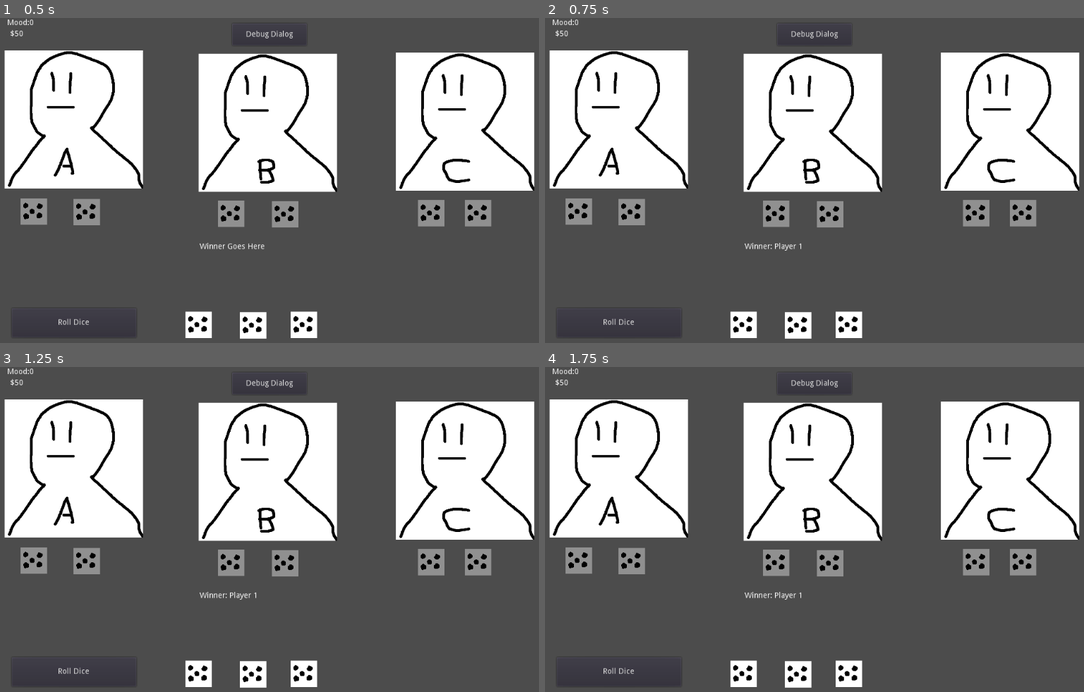
Above: before the commit, frames 1-4 (two rows, left to right).
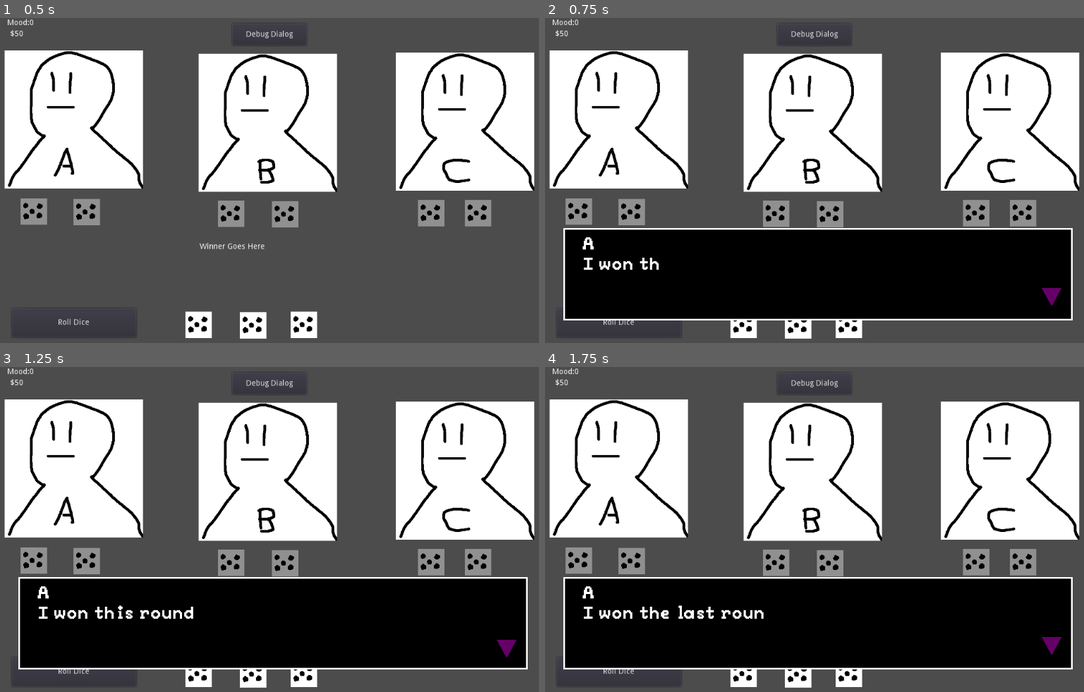
Above: after the commit, the same moments.

Repository: DiegoArmando/GMTK-Game-Jam-2022
Game: Godot game, scene res://Main.tscn
Same seed, same stepped clock (60 frames per second), same inputs: the game is played once before the commit and once after it.
Inputs (mouse positions are in pixels of both pictures, inside the frame that each line leads up to):
- Up to frame 1 (0.5 s): no input
- Up to frame 2 (0.75 s): click (744, 323) at 0.5 s
- Up to frame 3 (1.25 s): no input
- Up to frame 4 (1.75 s): click (798, 675) at 1.25 s

Frame 1 is identical in both runs. In frame 2, 26% of the frame differs, in the area x 3-98%, y 64-94%; in frame 3, 26%; in frame 4, 26%.

Commit message:
Added win tracking and dialogue

Diff:
--- a/DialogReader.gd
+++ b/DialogReader.gd
@@ -9,16 +9,23 @@
 var finishedDisplaying
 var tween
 
+func _on_start_dialogue(path):
+	dialogPath = path
+	phraseNum = 0
+	dialog = getDialog()
+	nextPhrase()
+
 # Called when the node enters the scene tree for the first time.
 func _ready():
 	$"Textbox Container/Timer".wait_time = textSpeed
-	dialog = getDialog()
+	#dialog = getDialog()
 	tween = $"Textbox Container/Panel/Text Postion/VBoxContainer/Tween"
-	assert(dialog, "getDialog() has failed")
-	nextPhrase()
+	finishedDisplaying = true
+	#assert(dialog, "getDialog() has failed")
+	#nextPhrase()
 
 func _process(_delta):
-	$"Textbox Container/Panel/Text Postion/VBoxContainer/Indicator".visible = finishedDisplaying
+	#$"Textbox Container/Panel/Text Postion/VBoxContainer/Indicator".visible = finishedDisplaying
 	if Input.is_action_just_pressed("ui_accept"):
 		if finishedDisplaying:
 			nextPhrase()
@@ -26,11 +33,11 @@
 			tween.stop_all()
 			finishedDisplaying = true
 			$"Textbox Container/Panel/Text Postion/VBoxContainer/Dialog".visible_characters = -1
-	pass
+
 
 
 func nextPhrase() -> void:
-	if (phraseNum >= untilLine):
+	if (phraseNum >= dialog.size()):
 		queue_free()
 		return
 	finishedDisplaying = false
@@ -44,30 +51,30 @@
 	)
 	tween.start()
 	phraseNum += 1
-	pass
+
 
 func getDialog() -> Array:
-	return [{"Name": "Dude", "Text": "Hey, what'chu looking at, punk?"},
-	{"Name": "Fellah", "Text": "This is the [wave]Dialog System[/wave]"},
-	{"Name": "Small Guy", "Text": "[shake]Well, more the textbox, not the full thing[/shake]"},
-	{"Name": "Individual", "Text": "QUIET! That doesn't mean we don't have [rainbow][tornado]schemes[/tornado][/rainbow] planned for it!"},
-	{'Name': 'Polite One', 'Text': 'Could you please come back later? Sorry!'}];
-	#var file = File.new()
-	#assert(file.file_exists(dialogPath), "File path for dialog does not exist");
+#	return [{"Name": "Dude", "Text": "Hey, what'chu looking at, punk?"},
+#	{"Name": "Fellah", "Text": "This is the [wave]Dialog System[/wave]"},
+#	{"Name": "Small Guy", "Text": "[shake]Well, more the textbox, not the full thing[/shake]"},
+#	{"Name": "Individual", "Text": "QUIET! That doesn't mean we don't have [rainbow][tornado]schemes[/tornado][/rainbow] planned for it!"},
+#	{'Name': 'Polite One', 'Text': 'Could you please come back later? Sorry!'}];
+	var file = File.new()
+	assert(file.file_exists("res://Text/" + dialogPath + ".json"), "File path for dialog does not exist");
 
-	#file.open(dialogPath, File.READ)
-	#var fileAsJson = file.get_as_text()
+	file.open("res://Text/" + dialogPath + ".json", File.READ)
+	var fileAsJson = file.get_as_text()
 
-	#var dialogOutput = parse_json(fileAsJson)
-	#if typeof(dialogOutput) == TYPE_ARRAY:
-	#	return dialogOutput
-	#else:
-	#	return []
+	var dialogOutput = parse_json(fileAsJson)
+	if typeof(dialogOutput) == TYPE_ARRAY:
+		return dialogOutput
+	else:
+		return []
 # Called every frame. 'delta' is the elapsed time since the previous frame.
 #func _process(delta):
 #	pass
 
 
-func _on_Tween_tween_completed(object, key):
+func _on_Tween_tween_completed(_object, _key):
 	finishedDisplaying = true
 	pass # Replace with function body.
--- a/DialogTester.gd
+++ b/DialogTester.gd
@@ -1,14 +1,22 @@
 extends Node2D
 
 var dialog = preload("res://DialogBox.tscn")
+var winner_tally = ""
+signal start_dialogue(path)
 
 func _ready():
 	pass
 
 
+func _on_Button_pressed():
+	pass
 
-func _on_Button_pressed():
+
+func _on_DiceBoss_round_won(winner):
+	winner_tally += String(winner)
 	var d = dialog.instance()
 	d.phraseNum = 0
 	d.untilLine = 5
+	connect("start_dialogue", d, "_on_start_dialogue")
 	add_child(d)
+	emit_signal("start_dialogue", winner_tally)
--- a/DiceBoss.gd
+++ b/DiceBoss.gd
@@ -26,6 +26,8 @@
 enum hand_type {BUST, TWO, STRAIGHT, THREE}
 
 var rng = RandomNumberGenerator.new()
+
+signal round_won(winner)
 
 class HandSorter:
 	static func sort_ascending(a,b):
@@ -116,11 +118,13 @@
 	var winner
 	match all_hands.back():
 		p1_hand_obj:
-			winner = "Player 1"
+			winner = 1
 		p2_hand_obj:
-			winner = "Player 2"
+			winner = 2
 		p3_hand_obj:
-			winner = "Player 3"
+			winner = 3
 
-	$TestText.text = "Winner: " + winner
+	emit_signal("round_won", winner)
+	#$TestText.text = "Winner: " + winner
+
 	#pass
--- a/Main.tscn
+++ b/Main.tscn
@@ -26,14 +26,14 @@
 "name": "Mad",
 "speed": 5.0
 }, {
+"frames": [ ExtResource( 6 ) ],
+"loop": true,
+"name": "Happy",
+"speed": 5.0
+}, {
 "frames": [ ExtResource( 7 ) ],
 "loop": true,
 "name": "Neutral",
-"speed": 5.0
-}, {
-"frames": [ ExtResource( 6 ) ],
-"loop": true,
-"name": "Happy",
 "speed": 5.0
 } ]
 
@@ -47,14 +47,14 @@
 "name": "Mad",
 "speed": 5.0
 }, {
+"frames": [ ExtResource( 8 ) ],
+"loop": true,
+"name": "Happy",
+"speed": 5.0
+}, {
 "frames": [ ExtResource( 5 ) ],
 "loop": true,
 "name": "Neutral",
-"speed": 5.0
-}, {
-"frames": [ ExtResource( 8 ) ],
-"loop": true,
-"name": "Happy",
 "speed": 5.0
 } ]
 
@@ -65,14 +65,14 @@
 "name": "Mad",
 "speed": 5.0
 }, {
+"frames": [ ExtResource( 4 ) ],
+"loop": true,
+"name": "Happy",
+"speed": 5.0
+}, {
 "frames": [ ExtResource( 2 ) ],
 "loop": true,
 "name": "Neutral",
-"speed": 5.0
-}, {
-"frames": [ ExtResource( 4 ) ],
-"loop": true,
-"name": "Happy",
 "speed": 5.0
 } ]
 
@@ -98,14 +98,14 @@
 "name": "4",
 "speed": 5.0
 }, {
+"frames": [ ExtResource( 13 ) ],
+"loop": true,
+"name": "3",
+"speed": 5.0
+}, {
 "frames": [ ExtResource( 15 ) ],
 "loop": true,
 "name": "6",
-"speed": 5.0
-}, {
-"frames": [ ExtResource( 13 ) ],
-"loop": true,
-"name": "3",
 "speed": 5.0
 } ]
 
@@ -244,6 +244,7 @@
 margin_top = -276.923
 margin_right = 307.82
 margin_bottom = 287.077
+focus_mode = 0
 
 [node name="Public Die 2" type="AnimatedSprite" parent="DiceBoss/PublicDice"]
 position = Vector2( 476, 559 )
@@ -257,6 +258,7 @@
 margin_top = -276.923
 margin_right = 307.82
 margin_bottom = 287.077
+focus_mode = 0
 
 [node name="Public Die 3" type="AnimatedSprite" parent="DiceBoss/PublicDice"]
 position = Vector2( 568, 558 )
@@ -270,6 +272,7 @@
 margin_top = -276.923
 margin_right = 307.82
 margin_bottom = 287.077
+focus_mode = 0
 
 [node name="DicePool" type="Node" parent="DiceBoss"]
 
@@ -375,6 +378,7 @@
 margin_top = 528.0
 margin_right = 264.0
 margin_bottom = 581.0
+focus_mode = 0
 text = "Roll Dice"
 
 [node name="Button" type="Button" parent="."]
@@ -390,6 +394,7 @@
 
 [node name="PauseLayer" parent="." instance=ExtResource( 20 )]
 
+[connection signal="round_won" from="DiceBoss" to="." method="_on_DiceBoss_round_won"]
 [connection signal="pressed" from="DiceBoss/PublicDice/Public Die 1/D1Button" to="DiceBoss" method="_on_D1Button_pressed"]
 [connection signal="pressed" from="DiceBoss/PublicDice/Public Die 2/D2Button" to="DiceBoss" method="_on_D2Button_pressed"]
 [connection signal="pressed" from="DiceBoss/PublicDice/Public Die 3/D3Button" to="DiceBoss" method="_on_D3Button_pressed"]
--- a/PauseHandle.gd
+++ b/PauseHandle.gd
@@ -4,5 +4,5 @@
 	if event.is_action_pressed("pause"):
 		get_tree().paused = not get_tree().paused
 
-func _process(delta):
+func _process(_delta):
 	$Background.visible = get_tree().paused
--- /dev/null
+++ b/Text/1.json
@@ -0,0 +1,5 @@
+[
+	{"Name":"A", "Text": "I won this round"},
+	{"Name":"B", "Text": "I lost this round"},
+	{"Name":"C", "Text": "I also lost this round"}
+]
--- /dev/null
+++ b/Text/11.json
@@ -0,0 +1,5 @@
+[
+	{"Name":"A", "Text": "I won the last round and this round"},
+	{"Name":"B", "Text": "I lost the last round"},
+	{"Name":"C", "Text": "I also lost the last round"}
+]
--- /dev/null
+++ b/Text/12.json
@@ -0,0 +1,5 @@
+[
+	{"Name":"A", "Text": "I won the last round, but I lost this round"},
+	{"Name":"B", "Text": "I lost the last round, but I won this round"},
+	{"Name":"C", "Text": "I also lost the last round"}
+]
--- /dev/null
+++ b/Text/13.json
@@ -0,0 +1,5 @@
+[
+	{"Name":"A", "Text": "I won the last round, but I lost this round"},
+	{"Name":"B", "Text": "I lost the last round and this round"},
+	{"Name":"C", "Text": "I also lost the last round but I won this round"}
+]
--- /dev/null
+++ b/Text/2.json
@@ -0,0 +1,5 @@
+[
+	{"Name":"A", "Text": "I lost this round"},
+	{"Name":"B", "Text": "I won this round"},
+	{"Name":"C", "Text": "I also lost this round"}
+]
--- /dev/null
+++ b/Text/21.json
@@ -0,0 +1,5 @@
+[
+	{"Name":"A", "Text": "I lost the last round and won this round"},
+	{"Name":"B", "Text": "I won the last round and lost this round"},
+	{"Name":"C", "Text": "I've lost twice and I'm mad about it"}
+]
--- /dev/null
+++ b/Text/22.json
@@ -0,0 +1,5 @@
+[
+	{"Name":"A", "Text": "I lost the last round and this round"},
+	{"Name":"B", "Text": "I've won both rounds"},
+	{"Name":"C", "Text": "I also lost the last round and this round"}
+]
--- /dev/null
+++ b/Text/23.json
@@ -0,0 +1,5 @@
+[
+	{"Name":"A", "Text": "I lost the last round and this round"},
+	{"Name":"B", "Text": "I won the last round but lost this round"},
+	{"Name":"C", "Text": "I also lost the last round, but I won this round"}
+]
--- /dev/null
+++ b/Text/3.json
@@ -0,0 +1,5 @@
+[
+	{"Name":"A", "Text": "I lost this round"},
+	{"Name":"B", "Text": "I also lost this round"},
+	{"Name":"C", "Text": "I won this round"}
+]
--- /dev/null
+++ b/Text/31.json
@@ -0,0 +1,5 @@
+[
+	{"Name":"A", "Text": "I lost the last round and won this round"},
+	{"Name":"B", "Text": "I've lost both rounds"},
+	{"Name":"C", "Text": "I won the last round but lost this round"}
+]
--- /dev/null
+++ b/Text/32.json
@@ -0,0 +1,5 @@
+[
+	{"Name":"A", "Text": "I've lost both rounds"},
+	{"Name":"B", "Text": "I lost the last round and won this one"},
+	{"Name":"C", "Text": "I won the last round but lost this round"}
+]
--- /dev/null
+++ b/Text/33.json
@@ -0,0 +1,5 @@
+[
+	{"Name":"A", "Text": "I've lost both rounds"},
+	{"Name":"B", "Text": "I've also lost both rounds"},
+	{"Name":"C", "Text": "I've won both rounds"}
+]
